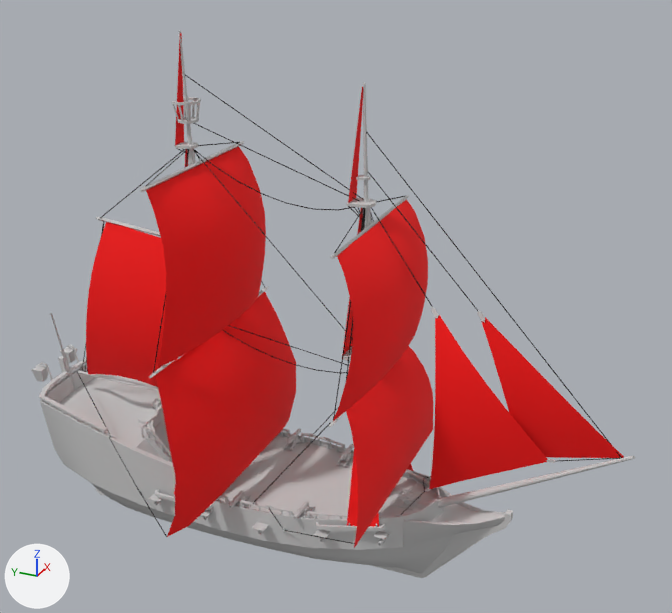
The FBX model Assets/Environment/Pirate Ship/Pirate_Ship_drive_Anim.FBX, before and after one commit.
Both versions are drawn from a camera (50 mm lens) standing at (-18.16, -9.99, 15.3) and looking at (0.51, -1.59, 5.96). Every picture has the same lights, and +X, +Y and +Z are marked at lower left. Both versions are drawn at frame 121 of the action 'Take 001'; the numbers are the values there.

In view in the first picture: 'Pirate_Ship', 'Segel_Takelagen'.
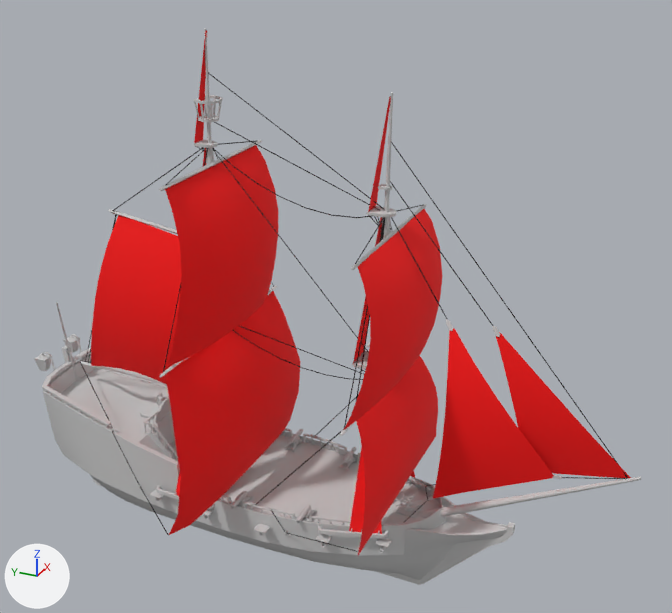
Where the change shows, as pixel boxes [x1, y1, x2, y2] in the pictures (672 x 613 px):
'Segel_Takelagen', turned: before [86, 33, 624, 548]; after [91, 30, 631, 555]
'Pirate_Ship', turned: before [31, 30, 635, 578]; after [34, 28, 641, 585]

What changed in the scene script:
```text
Change ob_pirate_ship:
    ob_pirate_ship.rotation_euler: (1.538, 0.0, 0.0) -> (1.593, 0.0, 0.0)  # degrees (88, 0, 0) -> degrees (91, 0, 0)
```
